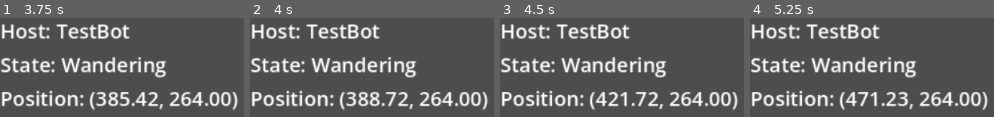
Above: before the commit, frames 1-4 (left to right).
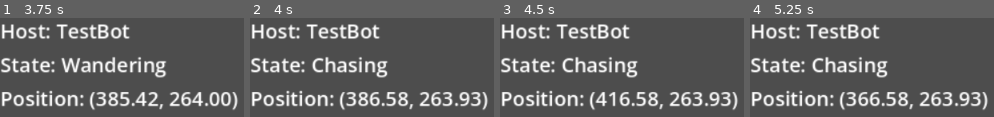
Above: after the commit, the same moments.

Repository: paruparo-dev/dreams-and-nightmares
Game: Godot game, scene res://src/core/Game.tscn
Two runs of this game, one before a commit and one after it. Both use one fixed random seed, a clock stepped at 60 frames per second and the inputs below.
Inputs:
- Up to frame 1 (3.75 s): tap Enter at 0.5, 2, 3.5 s; hold D (MoveRight) 0.53-2.03 s; tap Space (Jump) at 0.77, 1.25, 1.52, 2.75, 3.02 s; hold A (MoveLeft) 2.03-2.78 s; hold D (MoveRight) from 2.78 s (still down)
- Up to frame 2 (4 s): keep holding D (MoveRight); tap Space (Jump) at 3.77 s
- Up to frame 3 (4.5 s): tap Space (Jump) at 4.25 s; release D (MoveRight) at 4.28 s; hold A (MoveLeft) from 4.28 s (still down)
- Up to frame 4 (5.25 s): tap Space (Jump) at 4.52 s; release A (MoveLeft) at 5.03 s; hold D (MoveRight) from 5.03 s (still down)

Frame 1 is identical in both runs. In frame 2, 6.3% of the frame differs, in the area x 25-95%, y 39-90%; in frame 3, 6.8%; in frame 4, 7.2%.
Error before the commit: Invalid call. Nonexistent function 'flip_x' in base 'CharacterBody2D (TestPlayer)'. (res://src/states/characters/TestPlayer/IdleState.gd:9)
Error after the commit: Invalid assignment of property or key 'flip_h' with value of type 'bool' on a base object of type 'null instance'. (res://src/characters/TestPlayer.gd:22)

Commit message:
feat: add sprite to TestPlayer.gd - add flip method

Diff:
--- a/src/characters/TestPlayer.gd
+++ b/src/characters/TestPlayer.gd
@@ -3,8 +3,20 @@
 class_name TestPlayer
 
 
+var sprite_direction : int = 1
+
+
 @onready var state_machine : StateMachine = $StateMachine
+@onready var sprite : AnimatedSprite2D = $AnimatedSprite2D
 
 
 func _physics_process(delta: float) -> void:
 	move_and_slide()
+
+
+func flip_x(direction: int) -> void:
+	if direction == 0:
+		return
+
+	sprite_direction = signi(direction)
+	sprite.flip_h = sprite_direction < 1
